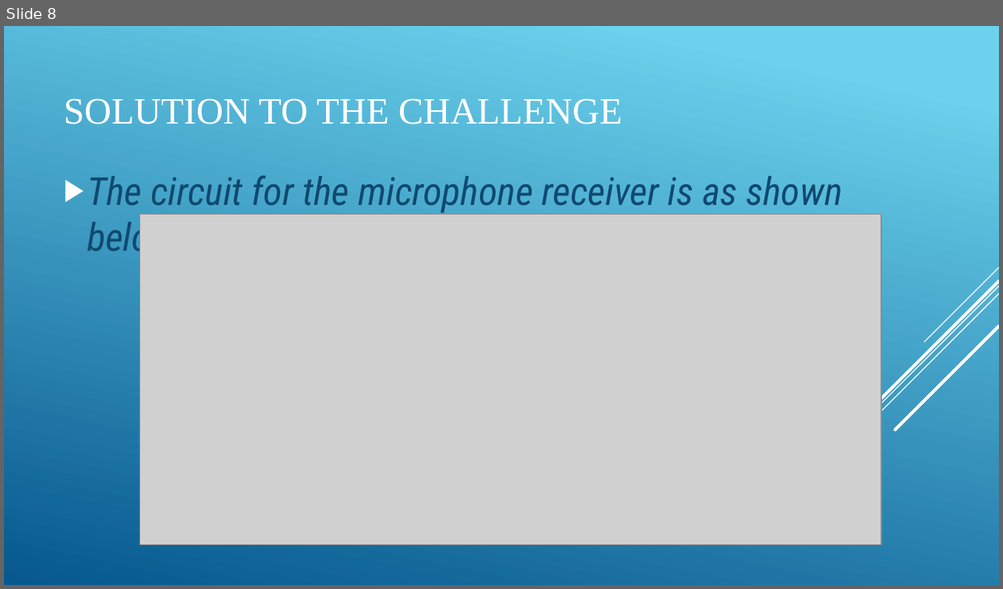
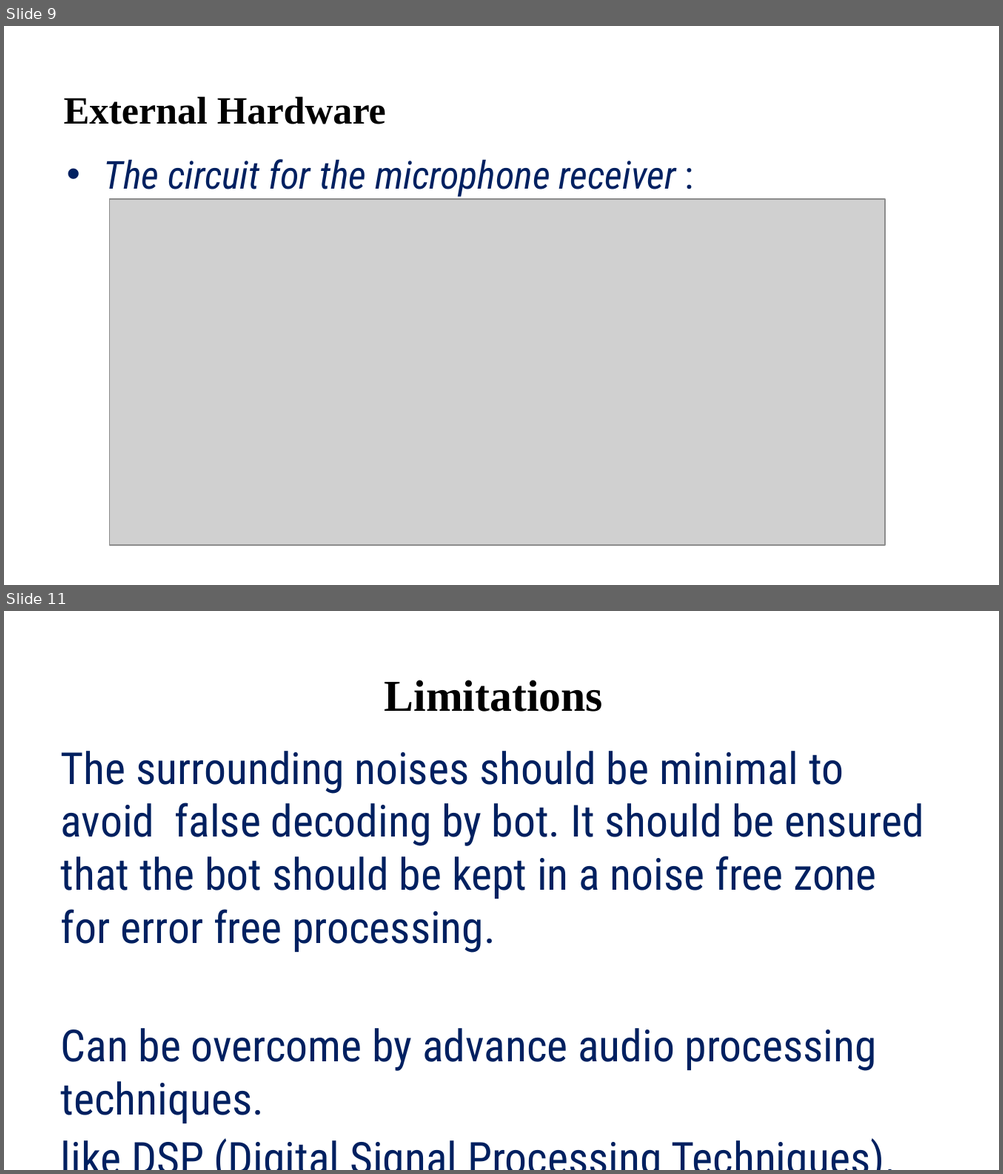
Before and after one commit to ajinkyagorad/CS101_MorseCodeDecoder, a slide deck: Presentation.pptx. Shown one above the other, each under a label of ours: slide 8 before the commit, slides 9 and 11 after it; the slides between them are not shown. The pictures are 1003x589 and 1003x1174 pixels, drawn with LibreOffice and Linux fonts; fonts in the diff are those of the drawing; grey boxes stand for pictures. Boxes give left, top, right and bottom in pixels: in the first picture for what was removed or moved away, otherwise in the second. Text is boxed around its words. In the diff, an @@ line names an element or a change of style, - is before the commit and + after.

```diff
--- a/Presentation.pptx
+++ b/Presentation.pptx
@@ slide 11 added at [4,611,999,1170], background #FFFFFF @@
@@ title added at [384,680,603,712], 32 pt, text #000000, bold @@
+Limitations
@@ text added at [61,751,924,1124], 32 pt, text #002060 @@
+The surrounding noises should be minimal to avoid false decoding by bot. It should be ensured that the bot should be kept in a noise free zone for error free processing.
+Can be overcome by advance audio processing techniques.
+like DSP (Digital Signal Processing Techniques).
@@ what was slide 8 is now slide 9 @@
@@ slide 9 changed as well @@
@@ background gradient #6ED2EB to #06588E to #FFFFFF @@
@@ title at [64,96,386,124]: text changed; size 27 to 28 pt; text colour #FFFFFF to #000000; bold on @@
-SOLUTION TO THE CHALLENGE
+External Hardware
@@ text at [104,159,676,197]: text changed; text colour #0F496F to #002060 @@
-▶ The circuit for the microphone receiver is as shown below :
+• The circuit for the microphone receiver :
@@ picture: place and size @@
-picture at [140,214,881,545]
+picture at [109,199,884,545]
@@ group removed at [755,268,999,529]: 5 lines @@
```
Also in this commit, not shown: 10 other slides changed, 3 other slides added, 2 slides removed, 27 other files.
